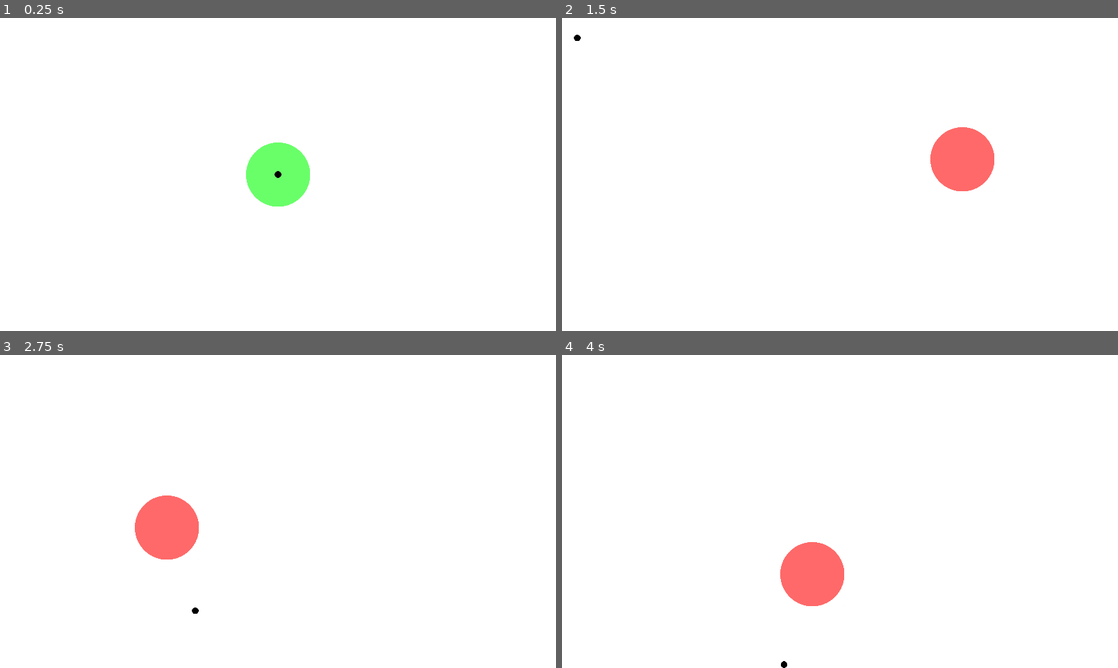
Above: before the commit, frames 1-4 (two rows, left to right).
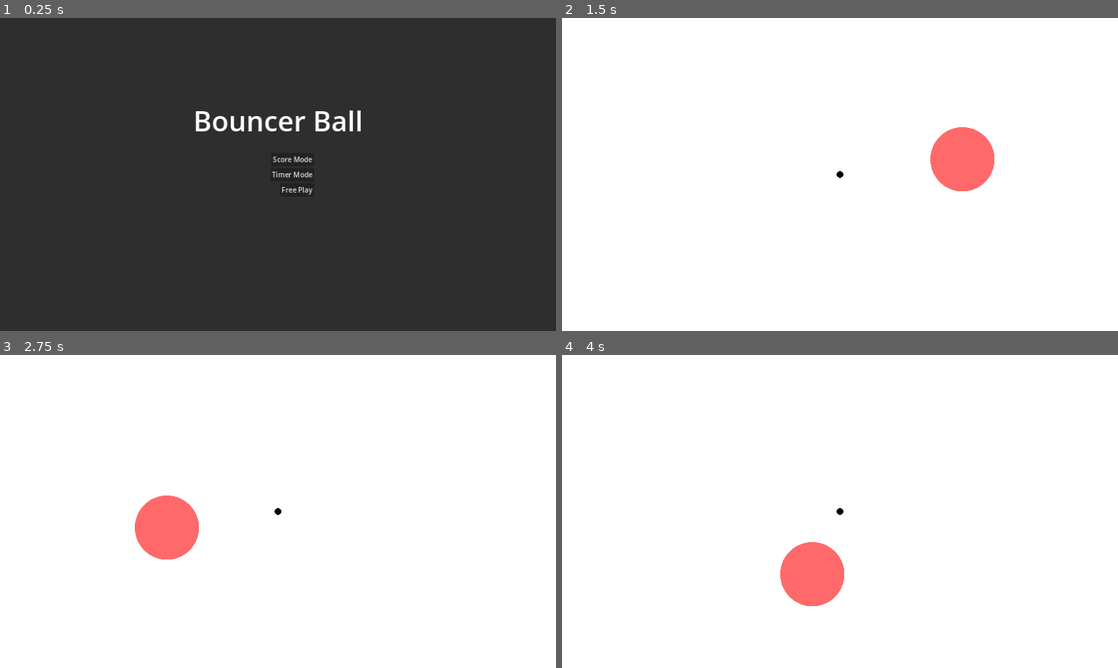
Above: after the commit, the same moments.

Repository: adsuttman/GBGJ1
Game: Godot game, scene res://main_menu.tscn
Same seed, same stepped clock (60 frames per second), same inputs: the game is played once before the commit and once after it. Before the commit the project starts from res://game.tscn.
Inputs (mouse positions are in pixels of both pictures, inside the frame that each line leads up to):
- Up to frame 1 (0.25 s): no input
- Up to frame 2 (1.5 s): click (856, 190) at 0.5 s, where only the run after the commit has a clickable "Free Play"; move the mouse to (962, 158) at 1.27 s; click (962, 158) at 1.42 s
- Up to frame 3 (2.75 s): move the mouse to (166, 527) at 2.02 s; click (166, 527) at 2.17 s
- Up to frame 4 (4 s): move the mouse to (895, 442) at 2.77 s; click (895, 442) at 2.92 s; tap Enter at 3.5 s; move the mouse to (812, 574) at 3.52 s; click (812, 574) at 3.67 s

The runs differ from the first frame. In frame 1, 99% of the frame differs, in the area x 0-100%, y 0-100%; in frame 2, less than 0.1%; in frame 3, less than 0.1%; in frame 4, less than 0.1%.

Commit message:
changed main scene to be main menu

Diff:
--- a/project.godot
+++ b/project.godot
@@ -11,7 +11,7 @@
 [application]
 
 config/name="GBGJ1"
-run/main_scene="res://game.tscn"
+run/main_scene="res://main_menu.tscn"
 config/features=PackedStringArray("4.0", "GL Compatibility")
 
 [display]
